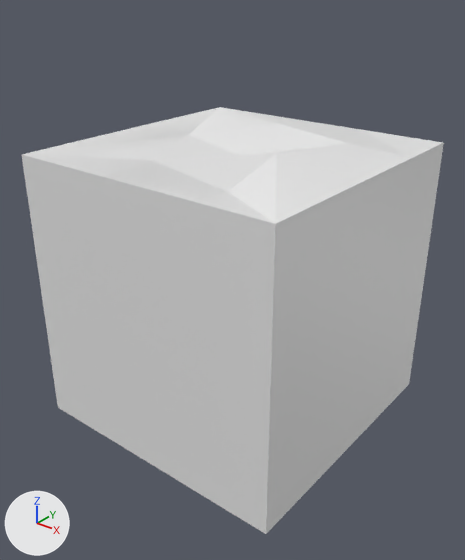
One commit to the FBX model Assets/5. Models/grd_Grass3.fbx: the scene before it, then after it.
Both versions are drawn from a camera (50 mm lens) standing at (4.13, -3.77, 2.49) and looking at (0.73, 0.48, -0.15). The axes (+X, +Y, +Z) are drawn at lower left. The lights are the same throughout. The picture after the commit comes second.

Objects in the first picture: 'Grass3'.
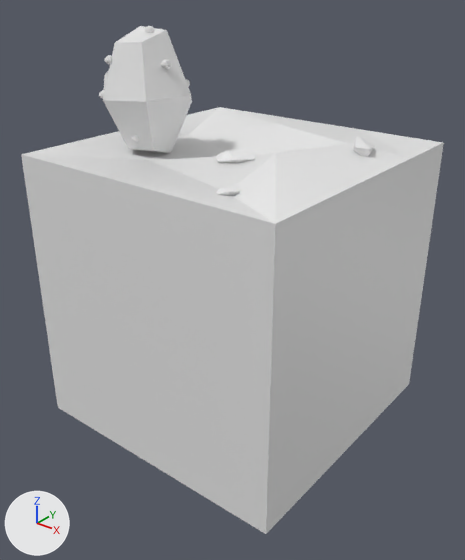
Location of each change, [x1, y1, x2, y2] in pixels of the pictures (465 x 560 px):
```json
{"object": "Grass3", "change": "reshaped", "before": [22, 107, 444, 534], "after": [21, 26, 444, 534], "on screen": "19% taller"}
{"part": 1, "of": "me_cube_002", "change": "added", "after": [99, 26, 255, 196]}
{"part": 2, "of": "me_cube_002", "change": "added", "after": [353, 136, 375, 157]}
```

Scene script edits in JSON lines:
```json
{"block": "me_cube_002", "where": "# used by ob_grass3; location = (0.0, 0.0, 0.0)"}
{"block": "me_cube_002", "where": "# verts and faces of me_cube_002; kept vertices keep their numbers, new ones are numbered from 26"}
{"op": "remove", "block": "me_cube_002", "code": "me_cube_002.from_pydata(...)  # 26 vertices, 28 faces; spans x -0.66..1.99, y -0.66..1.99, z -1.6..1.16"}
{"op": "add", "block": "me_cube_002", "code": "me_cube_002.from_pydata(...)  # 238 vertices, 313 faces; spans x -0.66..1.99, y -0.66..1.99, z -1.6..2.05"}
{"block": "me_cube_002", "change": "me_cube_002 part 1"}
{"block": "me_cube_002", "change": "198 vertices are added at x -0.42..1.36, y -0.32..0.65, z 0.96..2.05"}
{"block": "me_cube_002", "change": "5 new vertices lie (0.01, -0.05, -0.01) away from vertices in x -0.1..1.27, y -0.23..0.47, z 1.04..2.05"}
{"block": "me_cube_002", "change": "271 new faces join them"}
{"block": "me_cube_002", "change": "me_cube_002 part 2"}
{"op": "add", "block": "me_cube_002", "code": "verts[190] = (1.64, 0.95, 1.16)  # pixel (354, 147)"}
{"op": "add", "block": "me_cube_002", "code": "verts[191] = (1.71, 1.02, 1.04)"}
{"op": "add", "block": "me_cube_002", "code": "verts[192] = (1.72, 1.17, 1.14)  # pixel (375, 145)"}
{"op": "add", "block": "me_cube_002", "code": "verts[193] = (1.63, 1.19, 1.02)"}
{"op": "add", "block": "me_cube_002", "code": "verts[194] = (1.52, 1.09, 1.02)"}
{"op": "add", "block": "me_cube_002", "code": "verts[195] = (1.58, 1.1, 1.22)  # pixel (357, 135)"}
{"op": "add", "block": "me_cube_002", "code": "verts[196] = (1.57, 1.25, 1.12)"}
{"op": "add", "block": "me_cube_002", "code": "verts[197] = (1.47, 1.22, 1.05)"}
{"op": "add", "block": "me_cube_002", "code": "verts[198] = (1.76, 1.02, 1.15)  # pixel (370, 149)"}
{"op": "add", "block": "me_cube_002", "code": "faces += [(190, 191, 198), (191, 192, 198), (191, 193, 192), (191, 194, 193), (195, 196, 197), (192, 193, 196)]"}
{"op": "add", "block": "me_cube_002", "code": "faces += [(192, 196, 195), (190, 198, 195), (192, 195, 198), (193, 194, 197), (190, 194, 191), (190, 195, 194)]"}
{"op": "add", "block": "me_cube_002", "code": "faces += [(194, 195, 197), (193, 197, 196)]"}
```
